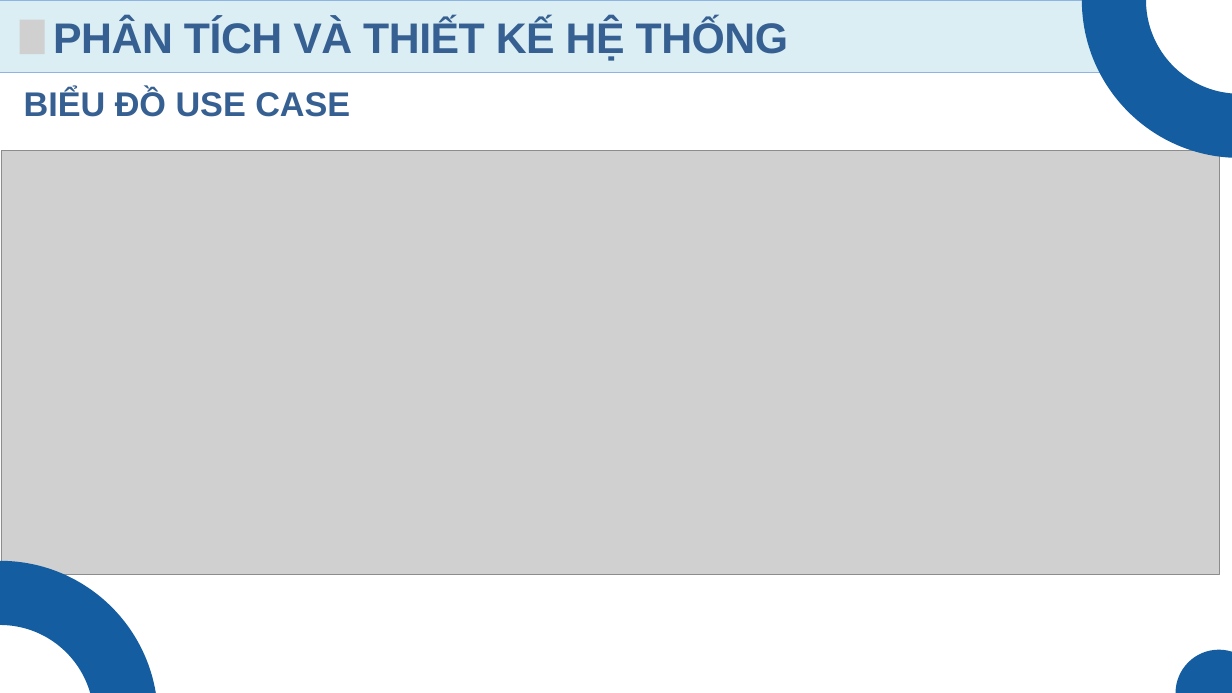
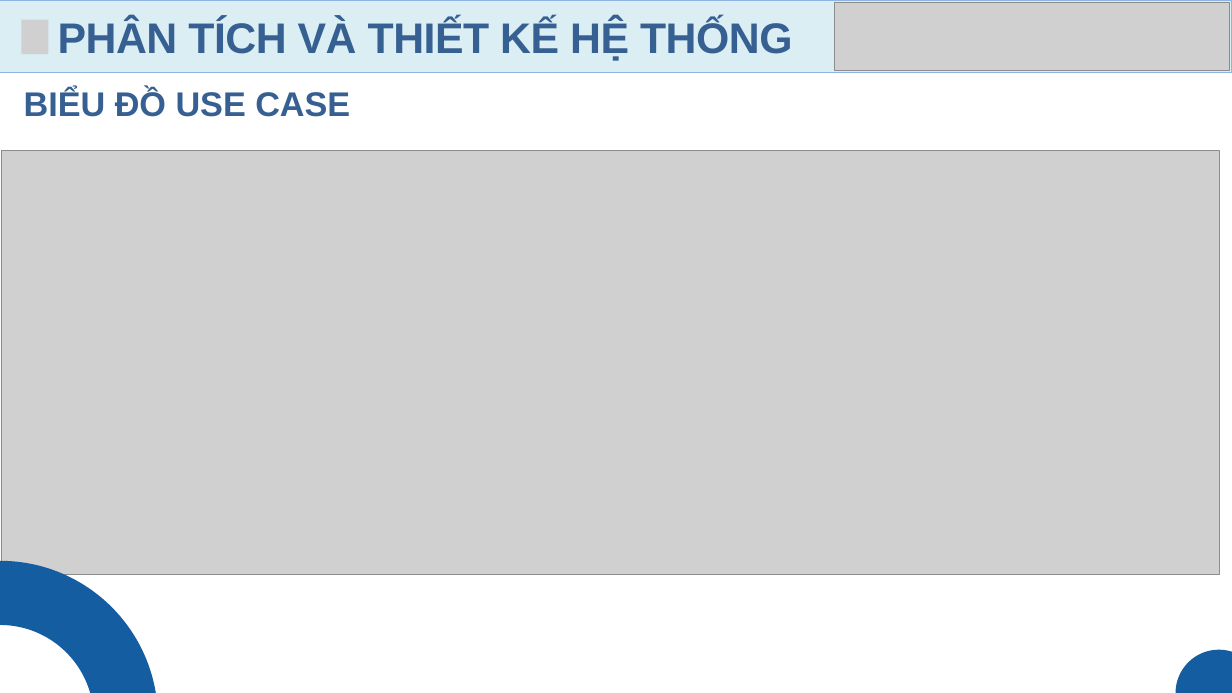
Before and after one commit to TrDHuy21/DoAn, a slide deck: slide 10 of ppt_bao_ve.pptx (slide 7 before the commit). Drawn at 1232x693 pixels with LibreOffice and Linux fonts; fonts in the diff are those of the drawing; grey boxes stand for pictures. Boxes give left, top, right and bottom in pixels: in the first picture for what was removed or moved away, otherwise in the second. Text is boxed around its words. In the diff, an @@ line names an element or a change of style, - is before the commit and + after.

```diff
--- a/ppt_bao_ve.pptx
+++ b/ppt_bao_ve.pptx
@@ rectangle: place and size @@
-rectangle at (0, 0, 1138, 73)
+rectangle at (0, 0, 1232, 73)
@@ freeform shape: place and size @@
-freeform shape at (0, 1, 1138, 73)
+freeform shape at (0, 1, 1232, 73)
@@ picture: place and size @@
-picture at (20, 20, 44, 54)
+picture at (22, 20, 49, 54)
@@ text "PHÂN TÍCH VÀ THIẾT KẾ ...": place and size @@
-text "PHÂN TÍCH VÀ THIẾT KẾ ..." at (53, 19, 789, 61)
+text "PHÂN TÍCH VÀ THIẾT KẾ ..." at (58, 19, 793, 61)
@@ picture added at (834, 2, 1230, 70) @@
@@ freeform shape removed at (1114, 0, 1232, 126) @@
```
Also in this commit, not shown: 8 other slides changed, 4 slides added, 25 other files.
